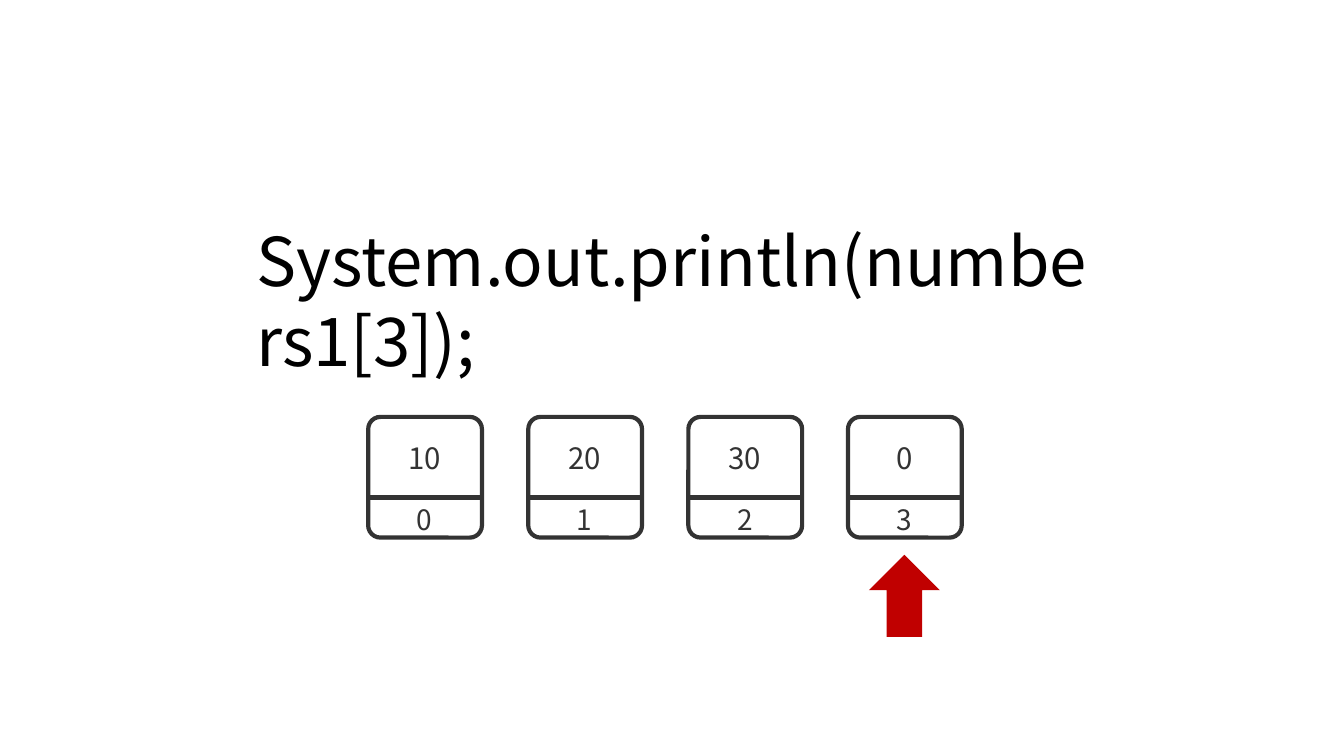
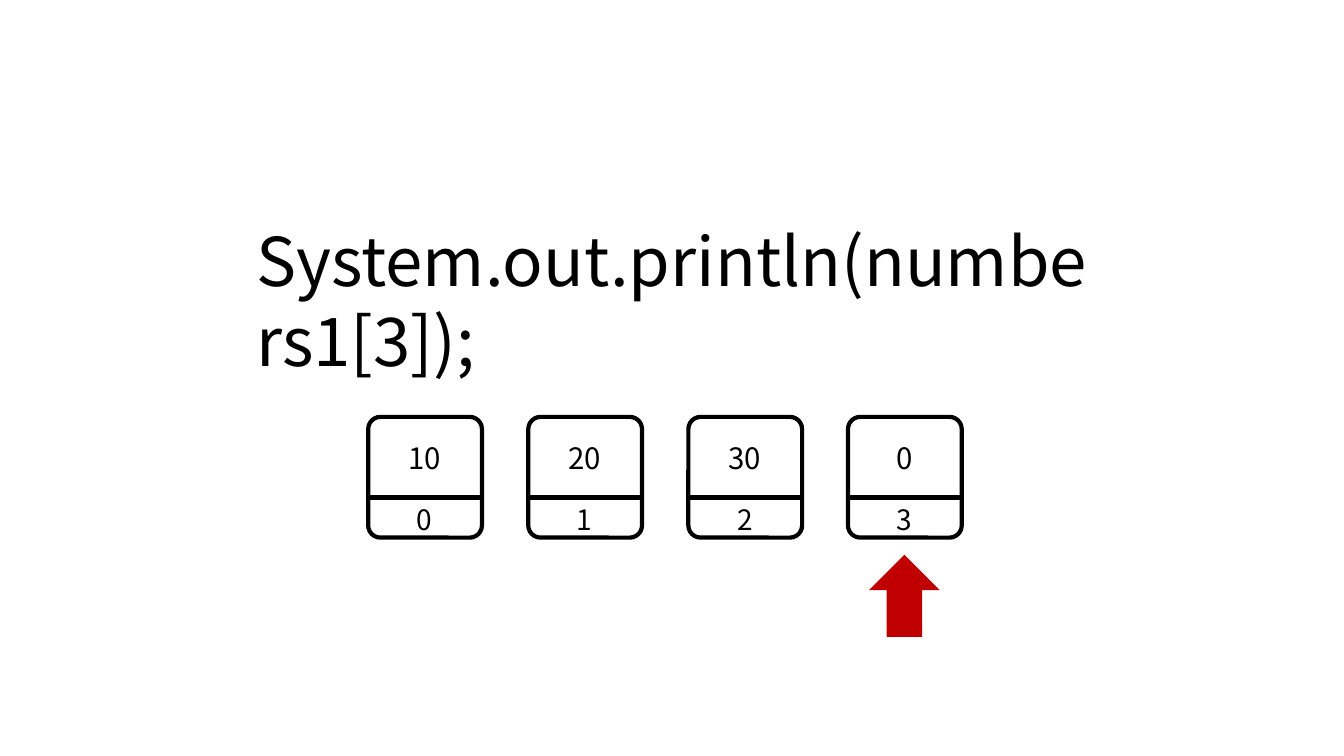
Before and after one commit to happydeveloper/data_structure, a slide deck: slide 11 of presentation/array_java_api.pptx. Drawn at 1344x756 pixels with LibreOffice and Linux fonts; fonts in the diff are those of the drawing. Boxes give left, top, right and bottom in pixels: in the first picture for what was removed or moved away, otherwise in the second. Text is boxed around its words. In the diff, an @@ line names an element or a change of style, - is before the commit and + after.

```diff
--- a/presentation/array_java_api.pptx
+++ b/presentation/array_java_api.pptx
@@ outline #333333 3 pt to #000000 3 pt in 4 elements at box(368, 417, 482, 538), box(528, 417, 642, 538), box(689, 417, 803, 538), box(848, 417, 962, 538) @@
@@ line (368, 498) - (482, 498): stroke #333333 3 pt to #000000 3 pt @@
@@ line (528, 498) - (642, 498): stroke #333333 3 pt to #000000 3 pt @@
@@ text colour #333333 to #000000 in 8 elements at box(408, 447, 441, 470), box(568, 447, 601, 470), box(728, 447, 761, 470), box(897, 509, 913, 538), box(896, 447, 912, 470), box(417, 509, 433, 538), box(577, 509, 593, 538), box(737, 509, 753, 538) @@
@@ line (689, 498) - (803, 498): stroke #333333 3 pt to #000000 3 pt @@
@@ line (848, 498) - (962, 498): stroke #333333 3 pt to #000000 3 pt @@
```
Also in this commit, not shown: 3 other slides changed, 6 slides added, 15 other files.
